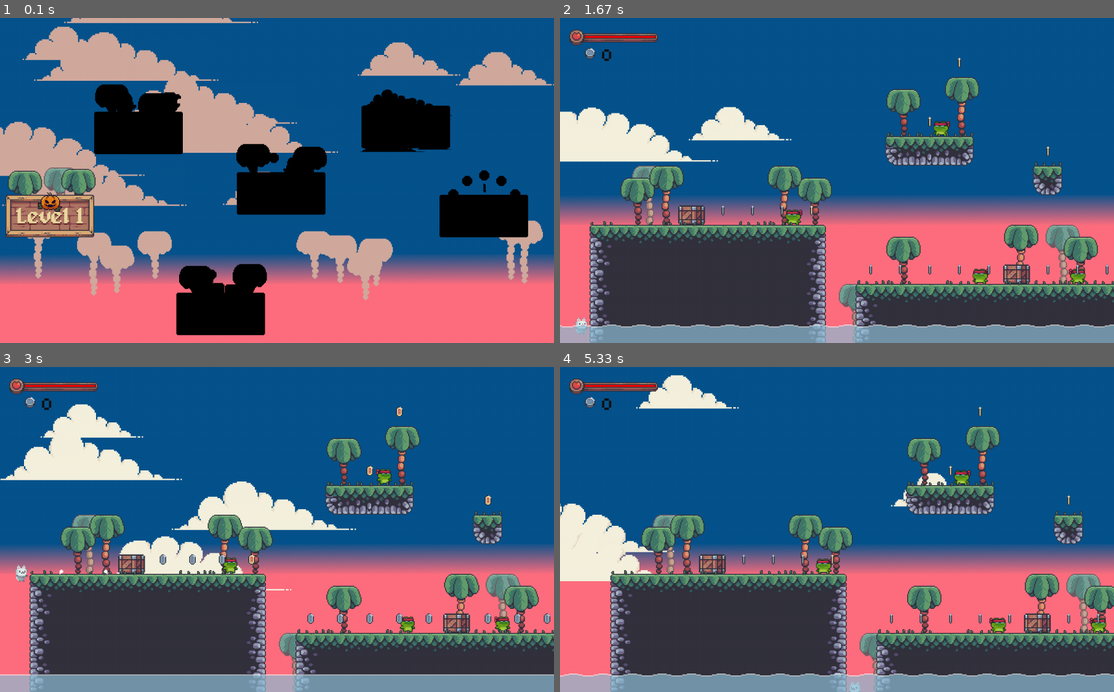
Above: before the commit, frames 1-4 (two rows, left to right).
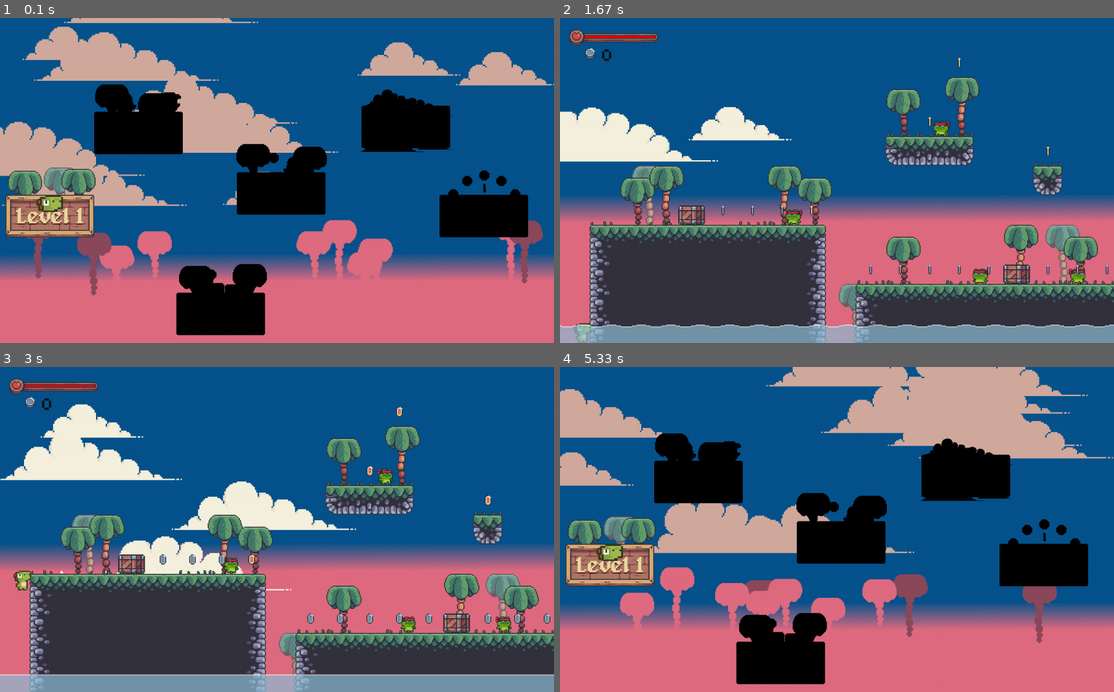
Above: after the commit, the same moments.

Repository: AnninaDelacour/pygame_platformer
Game: pygame game, started from main.py
Same seed, same stepped clock (60 frames per second), same inputs: the game is played once before the commit and once after it.
Inputs:
- Up to frame 1 (0.1 s): no input
- Up to frame 2 (1.67 s): tap Space at 0.33, 1.23, 1.53 s; hold Right 0.67-1.13 s; hold Right 1.17-1.63 s
- Up to frame 3 (3 s): hold Left 1.67-2.2 s; tap Space at 1.73, 2.03, 2.3, 2.6, 2.73 s; hold Left 2.23-2.63 s; hold Right from 2.67 s (still down)
- Up to frame 4 (5.33 s): tap Space at 3.03, 3.4, 3.7, 3.9, 4.2, 4.4, 4.7, 4.9, 5.2 s; release Right at 3.3 s; hold Left 3.33-3.8 s; hold Right 3.83-4.3 s; hold Right 4.33-4.8 s; hold Left from 4.83 s (still down)

The runs differ from the first frame. In frame 1, 20% of the frame differs, in the area x 0-100%, y 53-100%; in frame 2, 9.1%; in frame 3, 9.2%; in frame 4, 72%, in the area x 0-100%, y 0-100%.

Commit message:
adding sound, changing bg colors and images

Diff:
--- a/level.py
+++ b/level.py
@@ -142,8 +142,8 @@
                     sprite = Player((x, y), self.display_surface, self.create_jump_particles, change_health)
                     self.player.add(sprite)
                 if val == '1':
-                    carrot_surface = pygame.image.load('./graphics/character_witch/pumpkin.png').convert_alpha()
-                    sprite = StaticTile(tile_size, x, y, carrot_surface)
+                    goal_surface = pygame.image.load('./graphics/character_dino/avocado.png').convert_alpha()
+                    sprite = StaticTile(tile_size, x, y, goal_surface)
                     self.goal.add(sprite)
 
     def enemy_collision_reverse(self):
@@ -176,24 +176,17 @@
 
     def horizontal_movement_collision(self):
         player = self.player.sprite
-        player.rect.x += player.direction.x * player.speed
+        player.collision_rect.x += player.direction.x * player.speed
         collidable_sprites = self.terrain_sprites.sprites() + self.crate_sprites.sprites()
 
         for sprite in collidable_sprites:
-            if sprite.rect.colliderect(player.rect):
+            if sprite.rect.colliderect(player.collision_rect):
                 if player.direction.x < 0:
-                    player.rect.left = sprite.rect.right
+                    player.collision_rect.left = sprite.rect.right
                     player.on_left = True
-                    self.current_x = player.rect.left
                 elif player.direction.x > 0:
-                    player.rect.right = sprite.rect.left
+                    player.collision_rect.right = sprite.rect.left
                     player.on_right = True
-                    self.current_x = player.rect.right
-
-        if player.on_left and (player.rect.left < self.current_x or player.direction.x >= 0):
-            player.on_left = False
-        if player.on_right and (player.rect.right > self.current_x or player.direction.x <= 0):
-            player.on_right = False
 
     def vertical_movement_collision(self):
         player = self.player.sprite
@@ -201,20 +194,18 @@
         collidable_sprites = self.terrain_sprites.sprites() + self.crate_sprites.sprites()
 
         for sprite in collidable_sprites:
-            if sprite.rect.colliderect(player.rect):
+            if sprite.rect.colliderect(player.collision_rect):
                 if player.direction.y > 0:
-                    player.rect.bottom = sprite.rect.top
+                    player.collision_rect.bottom = sprite.rect.top
                     player.direction.y = 0
                     player.on_ground = True
                 elif player.direction.y < 0:
-                    player.rect.top = sprite.rect.bottom
+                    player.collision_rect.top = sprite.rect.bottom
                     player.direction.y = 0
                     player.on_ceiling = True
 
         if player.on_ground and player.direction.y < 0 or player.direction.y > 1:
             player.on_ground = False
-        if player.on_ceiling and player.direction.y > 0.1:
-            player.on_ceiling = False
 
     def get_player_on_ground(self):
         if self.player.sprite.on_ground:
@@ -276,6 +267,10 @@
         self.fg_palm_sprites.update(self.world_shift)
         self.fg_palm_sprites.draw(self.display_surface)
 
+        # dust particles
+        self.dust_sprite.update(self.world_shift)
+        self.dust_sprite.draw(self.display_surface)
+
         # terrain
         self.terrain_sprites.update(self.world_shift)
         self.terrain_sprites.draw(self.display_surface)
@@ -300,10 +295,6 @@
         self.coin_sprites.update(self.world_shift)
         self.coin_sprites.draw(self.display_surface)
 
-        # dust particles
-        self.dust_sprite.update(self.world_shift)
-        self.dust_sprite.draw(self.display_surface)
-
         # player sprites
         self.player.update()
         self.horizontal_movement_collision()
--- a/main.py
+++ b/main.py
@@ -12,9 +12,17 @@
         self.current_health = 100
         self.coins = 0
 
+        # sound
+        self.overworld_sound = pygame.mixer.Sound('./audio/overworld_OnAJourney.wav')
+        self.overworld_sound.set_volume(0.08)
+
+        self.level_sound = pygame.mixer.Sound('./audio/level_music.wav')
+        self.level_sound.set_volume(0.08)
+
         # overworld creation
         self.overworld = Overworld(0, self.max_level, screen, self.create_level)
         self.status = 'overworld'
+        self.overworld_sound.play(loops=-1)
 
         # user interface
         self.ui = UI(screen)
@@ -22,12 +30,16 @@
     def create_level(self, current_level):
         self.level = Level(current_level, screen, self.create_overworld, self.change_coins, self.change_health)
         self.status = 'level'
+        self.overworld_sound.stop()
+        self.level_sound.play(loops=-1)
 
     def create_overworld(self, current_level, new_max_level):
         if new_max_level > self.max_level:
             self.max_level = new_max_level
         self.overworld = Overworld(current_level, self.max_level, screen, self.create_level)
         self.status = 'overworld'
+        self.level_sound.stop()
+        self.overworld_sound.play(loops=-1)
 
     def change_coins(self, amount):
         self.coins += amount
@@ -42,6 +54,8 @@
             self.max_level = 0
             self.overworld = Overworld(0, self.max_level, screen, self.create_level)
             self.status = 'overworld'
+            self.level_sound.stop()
+            self.overworld_sound.play(loops=-1)
 
 
     def run(self):
--- a/overworld.py
+++ b/overworld.py
@@ -39,7 +39,7 @@
     def __init__(self, pos):
         super().__init__()
         self.pos = pos
-        self.image = pygame.image.load('./graphics/overworld/pumpkin.png').convert_alpha()
+        self.image = pygame.image.load('./graphics/overworld/dino_head.png').convert_alpha()
         self.rect = self.image.get_rect(center=pos)
 
     def update(self):
--- a/player.py
+++ b/player.py
@@ -24,6 +24,7 @@
         self.speed = 5
         self.gravity = 0.5
         self.jump_speed = -16
+        self.collision_rect = pygame.Rect(self.rect.topleft, (38, self.rect.height))
 
         # player status
         self.status = 'idle'
@@ -48,7 +49,7 @@
 
 
     def import_character_assets(self):
-        character_path = './graphics/character_cat/'
+        character_path = './graphics/character_dino/'
         self.animations = {'idle':[], 'run':[], 'jump':[], 'fall':[]}
 
         for animation in self.animations.keys():
@@ -69,9 +70,11 @@
         image = animation[int(self.frame_index)]
         if self.facing_right:
             self.image = image
+            self.rect.bottomleft = self.collision_rect.bottomleft
         else:
             flipped_image = pygame.transform.flip(image, True, False)
             self.image = flipped_image
+            self.rect.bottomright = self.collision_rect.bottomright
 
         if self.invincible:
             alpha = self.wave_value()
@@ -80,20 +83,7 @@
         else:
             self.image.set_alpha(255)
 
-        # set rectangle
-        if self.on_ground and self.on_right:
-            self.rect = self.image.get_rect(bottomright=self.rect.bottomright)
-        elif self.on_ground and self.on_left:
-            self.rect = self.image.get_rect(bottomleft=self.rect.bottomleft)
-        elif self.on_ground:
-            self.rect = self.image.get_rect(midbottom=self.rect.midbottom)
-
-        elif self.on_ceiling and self.on_right:
-            self.rect = self.image.get_rect(topright=self.rect.topright)
-        elif self.on_ceiling and self.on_left:
-            self.rect = self.image.get_rect(topleft=self.rect.topleft)
-        elif self.on_ceiling:
-            self.rect = self.image.get_rect(midtop=self.rect.midtop)
+        self.rect = self.image.get_rect(midbottom=self.rect.midbottom)
 
     def run_dust_animation(self):
         if self.status == 'run' and self.on_ground:
@@ -141,7 +131,7 @@
 
     def apply_gravity(self):
         self.direction.y += self.gravity
-        self.rect.y += self.direction.y
+        self.collision_rect.y += self.direction.y
 
     def jump(self):
         self.direction.y = self.jump_speed
Binary file added: graphics/character_dino/avocado.png
Binary file added: graphics/character_dino/dust_particles/jump/jump_1.png
Binary file added: graphics/character_dino/dust_particles/jump/jump_2.png
Binary file added: graphics/character_dino/dust_particles/jump/jump_3.png
Binary file added: graphics/character_dino/dust_particles/jump/jump_4.png
Binary file added: graphics/character_dino/dust_particles/jump/jump_5.png
Binary file added: graphics/character_dino/dust_particles/jump/jump_6.png
Binary file added: graphics/character_dino/dust_particles/land/land_1.png
Binary file added: graphics/character_dino/dust_particles/land/land_2.png
Binary file added: graphics/character_dino/dust_particles/land/land_3.png
Binary file added: graphics/character_dino/dust_particles/land/land_4.png
Binary file added: graphics/character_dino/dust_particles/land/land_5.png
(and 54 more such lines)
